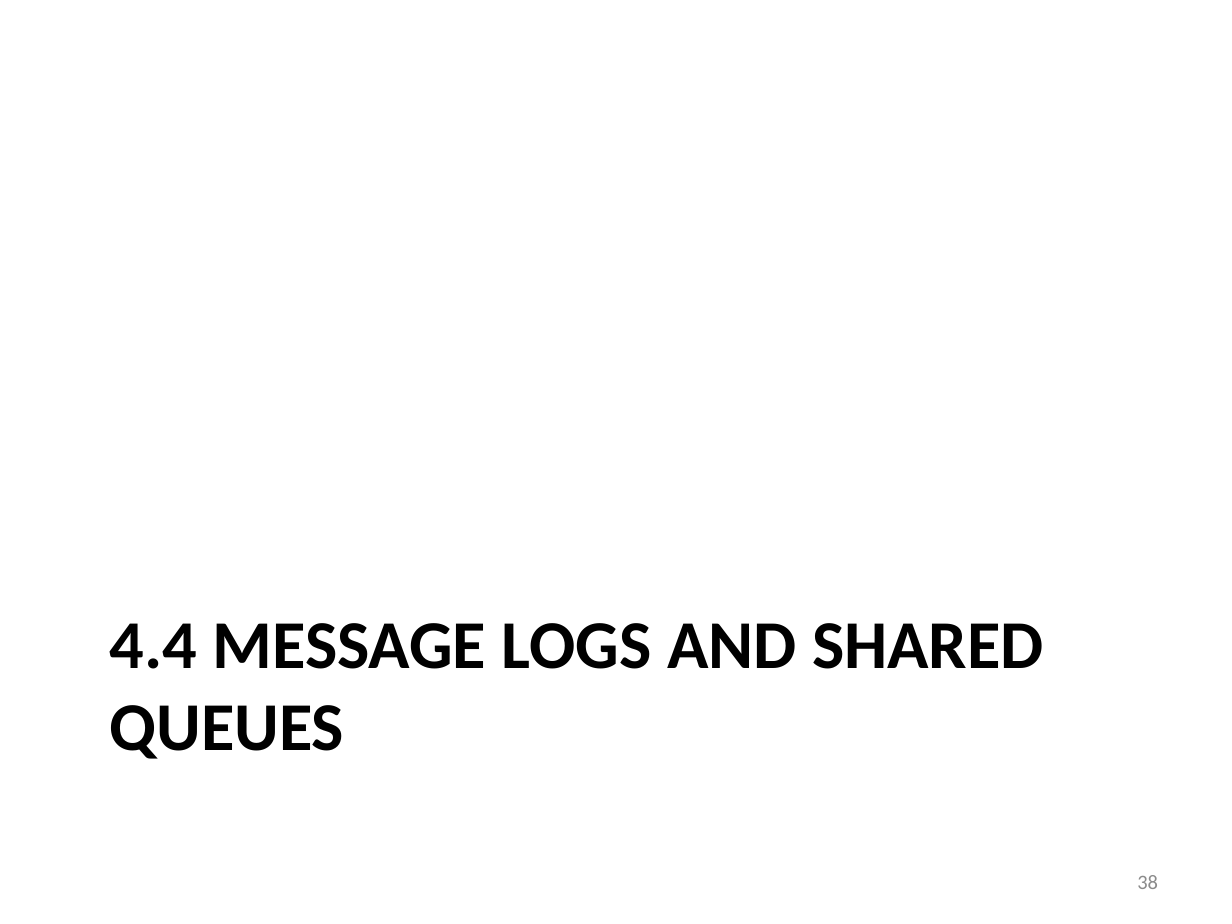
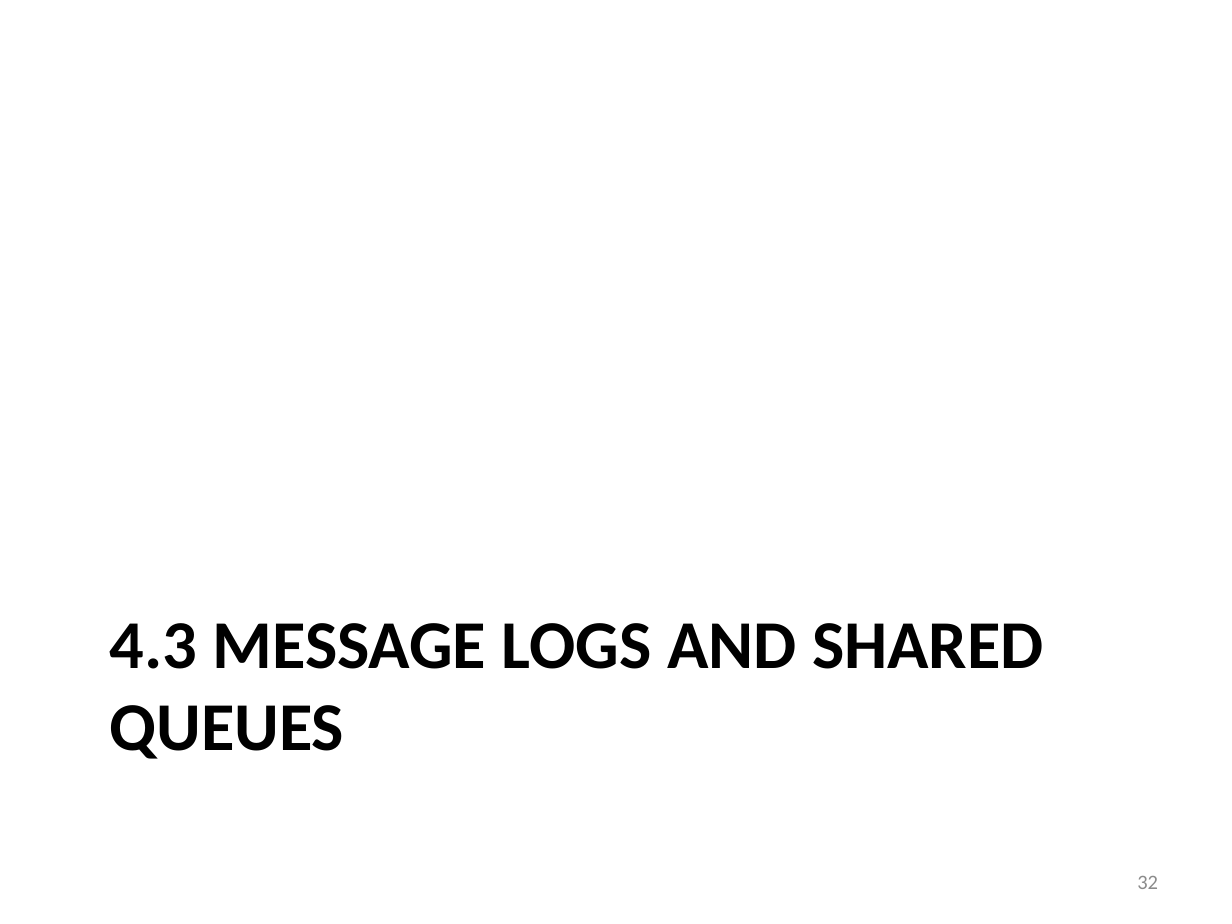
Before and after one commit to iancooper/Presentations, a slide deck: slide 32 of Practical Messaging - Day 2 New.pptx (slide 38 before the commit). Drawn at 1232x924 pixels with LibreOffice and Linux fonts; fonts in the diff are those of the drawing. Boxes give left, top, right and bottom in pixels: in the first picture for what was removed or moved away, otherwise in the second. Text is boxed around its words. In the diff, an @@ line names an element or a change of style, - is before the commit and + after.

```diff
--- a/Practical Messaging - Day 2 New.pptx
+++ b/Practical Messaging - Day 2 New.pptx
@@ title at (110, 623, 1044, 759): text changed @@
-4.4 MESSAGE LOGS AND SHARED QUEUES
+4.3 MESSAGE LOGS AND SHARED QUEUES
@@ page number at (1137, 876, 1158, 889): text changed @@
-38
+32
```
Also in this commit, not shown: 4 other slides changed, 6 slides removed.
